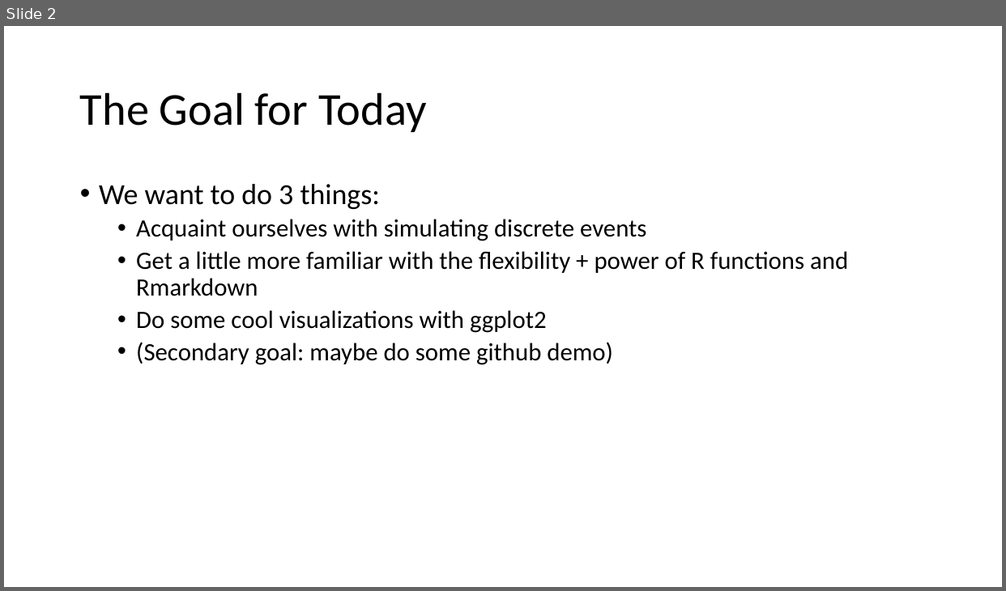
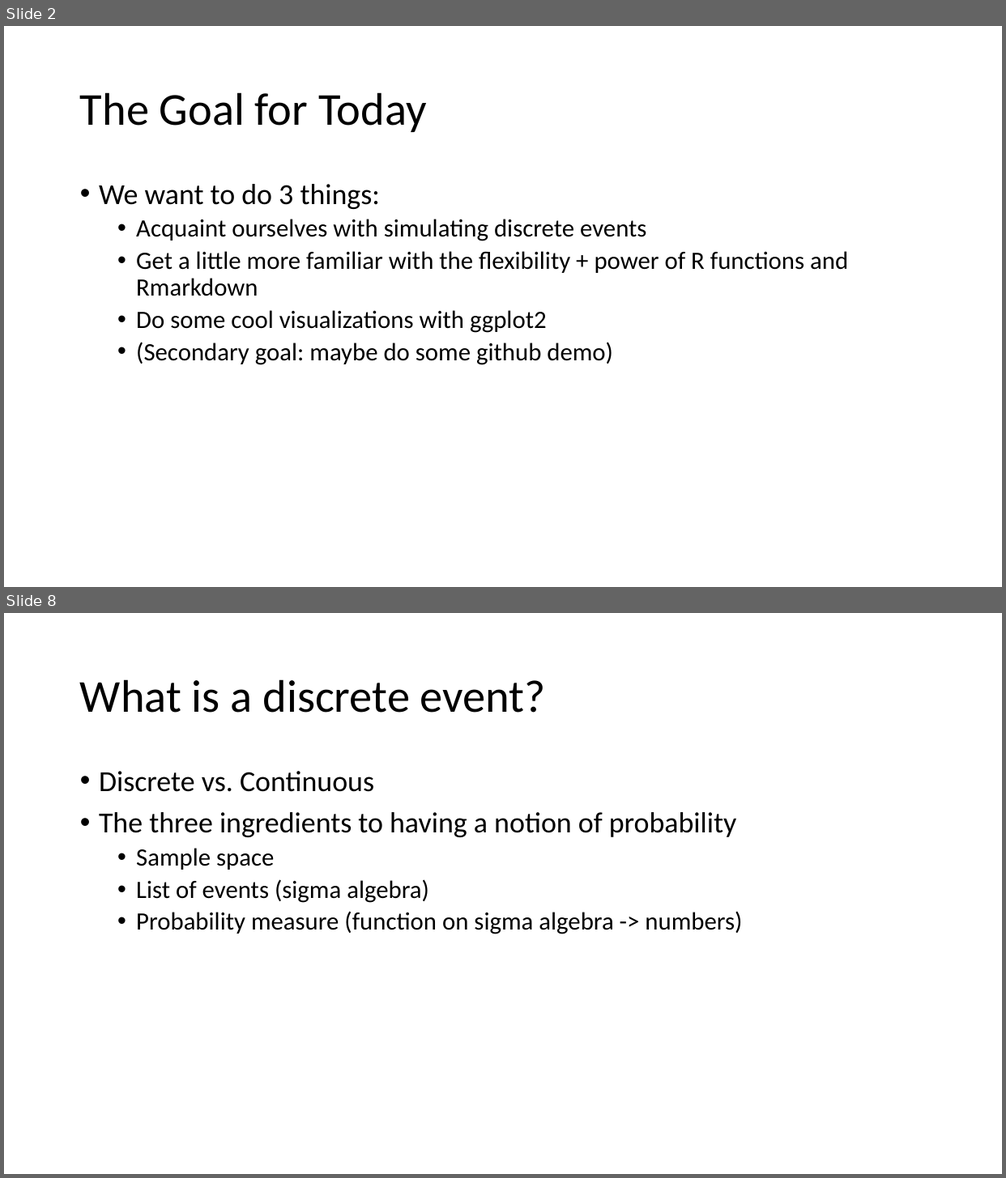
Before and after one commit to dmuratore/msmb_supplements, a slide deck: 10_28_ch1/slides/slides_ch1.pptx. Shown one above the other, each under a label of ours: slide 2 before the commit, slides 2 and 8 after it; the slides between them are not shown. The pictures are 1006x591 and 1006x1178 pixels, drawn with LibreOffice and Linux fonts; fonts in the diff are those of the drawing. Boxes give left, top, right and bottom in pixels: in the first picture for what was removed or moved away, otherwise in the second. Text is boxed around its words. In the diff, an @@ line names an element or a change of style, - is before the commit and + after.

```diff
--- a/10_28_ch1/slides/slides_ch1.pptx
+++ b/10_28_ch1/slides/slides_ch1.pptx
@@ slide 8 added at (4,613,1002,1174), background #FFFFFF @@
@@ title added at (80,679,546,713), 44 pt, text #000000 @@
+What is a discrete event?
@@ text added at (99,771,742,935), 24 pt, text #000000 @@
+• Discrete vs. Continuous
+• The three ingredients to having a notion of probability
+  • Sample space
+  • List of events (sigma algebra)
+  • Probability measure (function on sigma algebra -> numbers)
```
Also in this commit, not shown: 8 other slides added, 1 slide removed, 1 other file.
